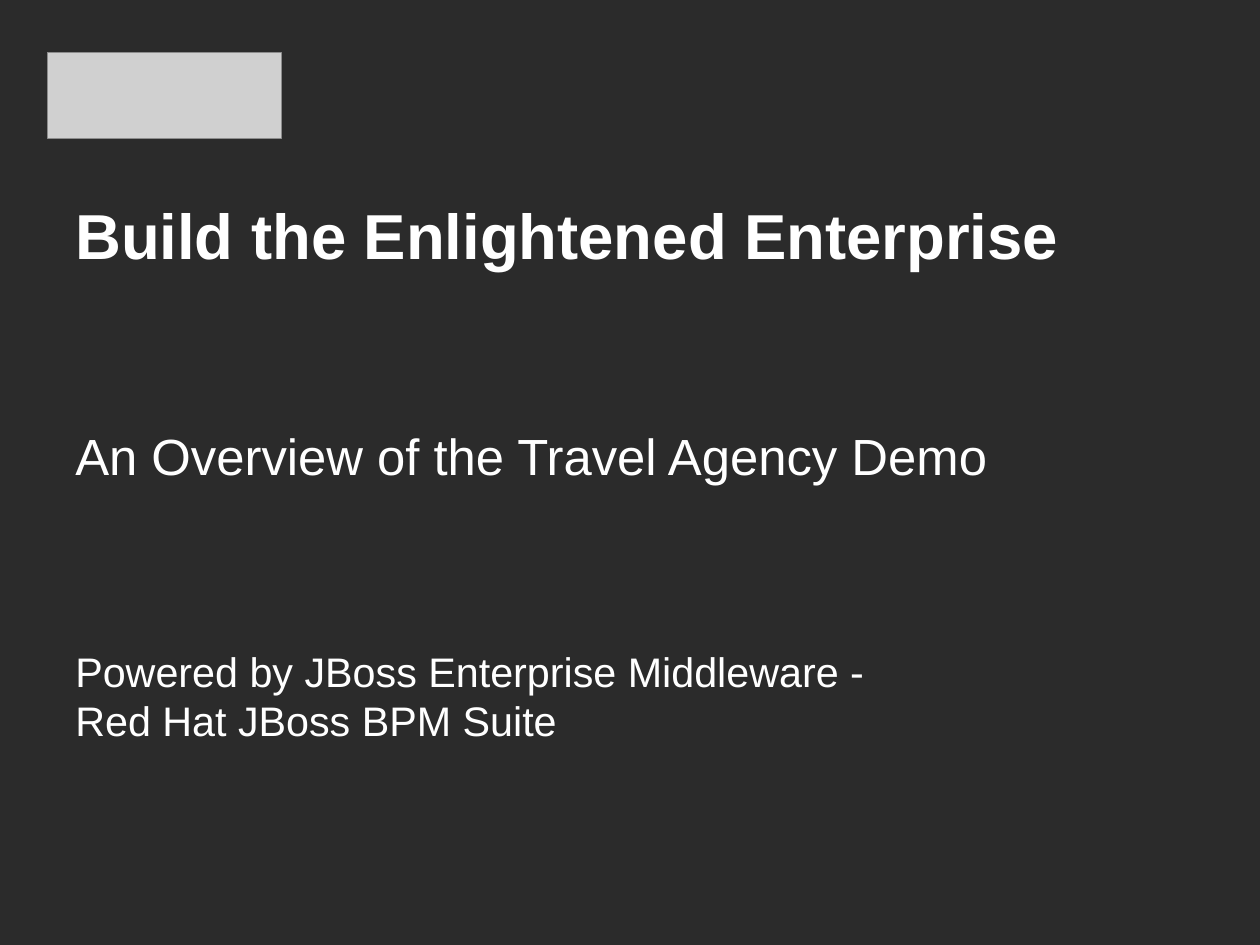
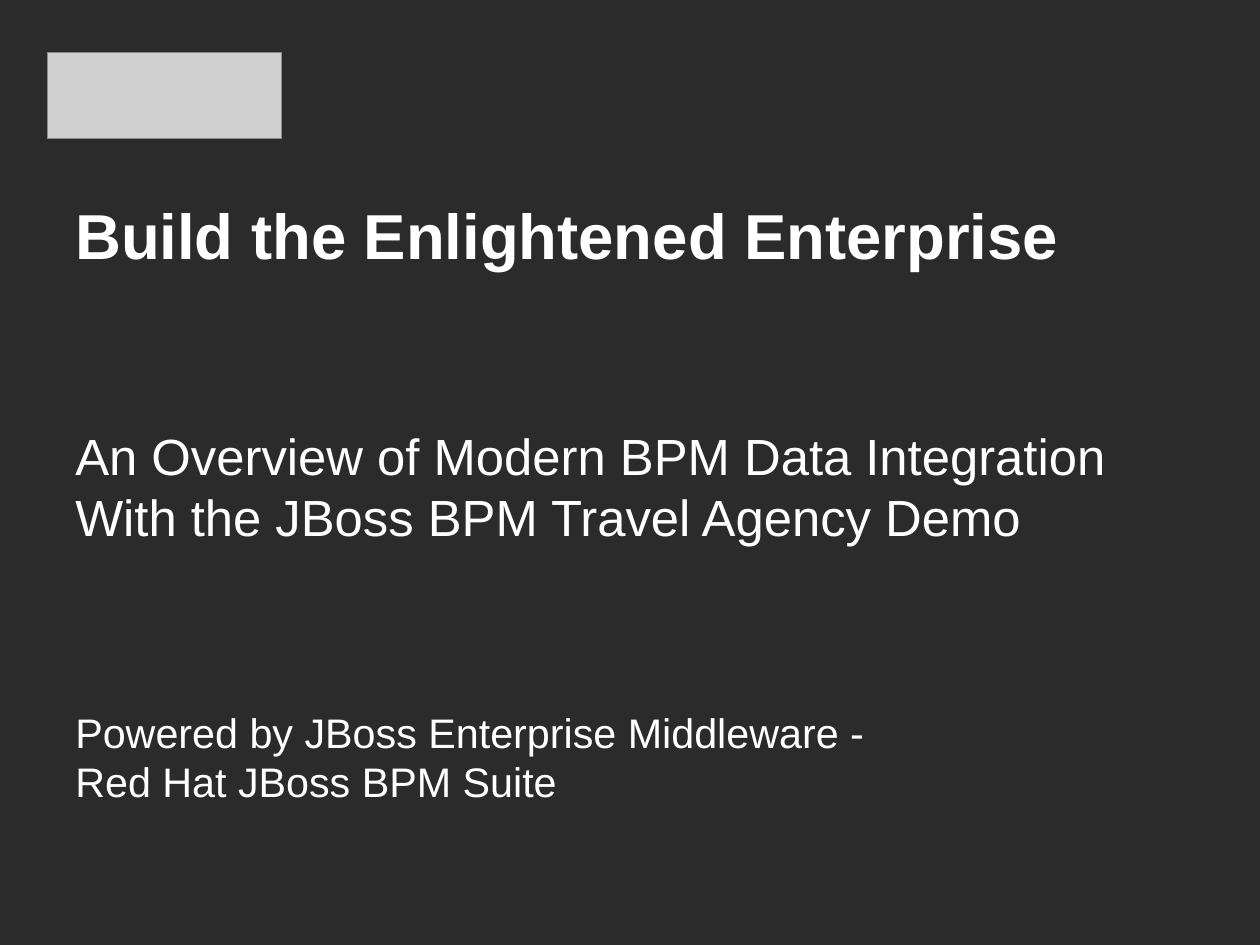
Before and after one commit to jbossdemocentral/bpms-dv-travel-agency-integration-demo, a slide deck: slide 1 of docs/Demo Overview.odp. Drawn at 1260x945 pixels with LibreOffice and Linux fonts; fonts in the diff are those of the drawing; grey boxes stand for pictures; background and template pictures are left out; a plain dark background stands for a picture behind light text. Boxes give left, top, right and bottom in pixels: in the first picture for what was removed or moved away, otherwise in the second. Text is boxed around its words. In the diff, an @@ line names an element or a change of style, - is before the commit and + after.

```diff
--- a/docs/Demo Overview.odp
+++ b/docs/Demo Overview.odp
@@ text at box(75, 438, 1105, 547): text changed @@
-An Overview of the Travel Agency Demo
+An Overview of Modern BPM Data Integration
+With the JBoss BPM Travel Agency Demo
```
Also in this commit, not shown: 3 other slides changed, 2 slides removed, 1 other file.
